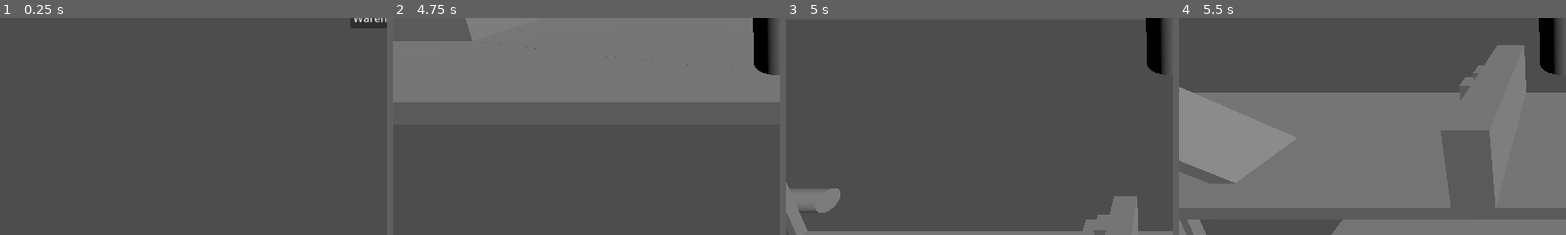
Above: before the commit, frames 1-4 (left to right).
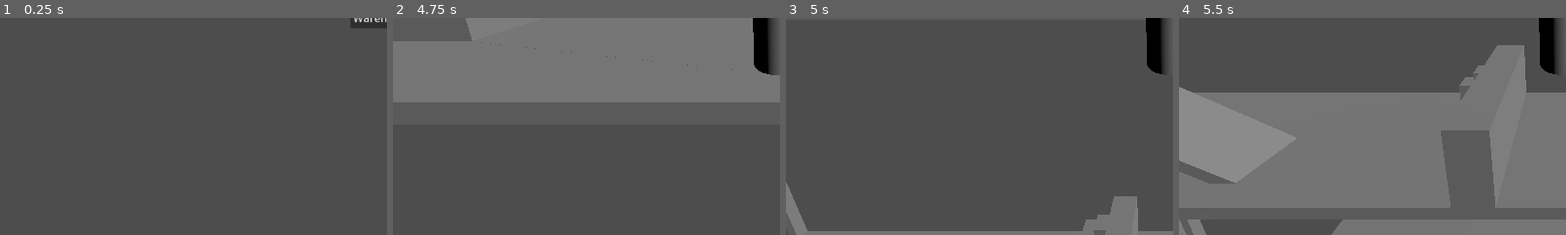
Above: after the commit, the same moments.

Repository: torinjmaguire/freeHugs
Game: Godot game, scene res://Scenes/main_menu.tscn
The game is run twice, just before and just after one commit, with the same random seed, the same clock (stepped at 60 frames per second) and the same inputs.
Inputs (mouse positions are % of the whole screen's width and height, from its top left):
- Up to frame 1 (0.25 s): no input
- Up to frame 2 (4.75 s): click "Warehouse 1" at 0.5 s; tap Enter (ui_accept) at 1.25, 2.75, 3.5, 4.25 s; move the mouse to (45, 70) at 1.27 s; hold W (move_forward) 1.28-2 s; tap E (interact) at 1.35, 2.85, 4.35 s; click (45, 70) at 1.42 s; tap Space (jump) at 1.52, 4.52 s; drag from (80, 65) to (45, 70) at 2.02 s; move the mouse to (20, 35) at 2.77 s; hold A (move_left) 2.78-3.5 s; drag from (55, 50) to (20, 35) at 3.52 s; move the mouse to (35, 25) at 4.27 s; hold S (move_backwards) from 4.28 s (still down)
- Up to frame 3 (5 s): keep holding S (move_backwards)
- Up to frame 4 (5.5 s): release S (move_backwards) at 5 s; drag from (72, 45) to (35, 25) at 5.02 s
The pictures show only the part of the screen within x 0-50%, y 50-100%; the shares and areas given below are measured in that part.

Frames 1-2 are identical in both runs. In frame 3, 1.1% of the frame differs, in the area x 1-15%, y 78-90%; in frame 4, nothing differs.

Commit message:
Refactor the pendulum code and file organization

Diff:
--- a/Scenes/warehouse_1.tscn
+++ b/Scenes/warehouse_1.tscn
@@ -1,9 +1,8 @@
-[gd_scene load_steps=33 format=3 uid="uid://cm510ym0spcda"]
+[gd_scene load_steps=30 format=3 uid="uid://cm510ym0spcda"]
 
 [ext_resource type="Script" path="res://Scripts/collectable.gd" id="1_io64e"]
 [ext_resource type="PackedScene" uid="uid://rir7r2m4d14d" path="res://Scenes/pushable_box.tscn" id="2_1bnhy"]
 [ext_resource type="PackedScene" uid="uid://dbpn72r5ayuj6" path="res://Scenes/push_puzzle_manager.tscn" id="2_w747d"]
-[ext_resource type="Script" path="res://Scripts/sweep_pivot.gd" id="3_eu65r"]
 [ext_resource type="Resource" uid="uid://bdk0p7yscv5qo" path="res://Resources/warehouse_2_push_puzzle.csv" id="3_s3ck7"]
 [ext_resource type="PackedScene" uid="uid://bhnuo5aqppqgl" path="res://Scenes/player.tscn" id="4_fr6vk"]
 [ext_resource type="PackedScene" uid="uid://chtnxm2mi513v" path="res://Scenes/level_transition.tscn" id="6_ev7cs"]
@@ -57,12 +56,6 @@
 
 [sub_resource type="BoxShape3D" id="BoxShape3D_s588o"]
 size = Vector3(6, 6, 6)
-
-[sub_resource type="CylinderShape3D" id="CylinderShape3D_1p34l"]
-height = 10.0
-
-[sub_resource type="CylinderMesh" id="CylinderMesh_i8r75"]
-height = 10.0
 
 [sub_resource type="BoxMesh" id="BoxMesh_ux3x5"]
 size = Vector3(4, 2, 8)
@@ -270,20 +263,6 @@
 
 [node name="MeshInstance3D" type="MeshInstance3D" parent="First level/Collectable2"]
 mesh = SubResource("SphereMesh_kujh8")
-
-[node name="SweepPivot" type="Marker3D" parent="First level"]
-transform = Transform3D(1, 0, 0, 0, 1, 0, 0, 0, 1, -36, 98, -15)
-script = ExtResource("3_eu65r")
-
-[node name="Sweeper" type="CharacterBody3D" parent="First level/SweepPivot"]
-transform = Transform3D(-1.74846e-07, 4, 0, -4, -1.74846e-07, 0, 0, 0, 4, 0, -66, 0)
-metadata/_edit_group_ = true
-
-[node name="CollisionShape3D" type="CollisionShape3D" parent="First level/SweepPivot/Sweeper"]
-shape = SubResource("CylinderShape3D_1p34l")
-
-[node name="MeshInstance3D" type="MeshInstance3D" parent="First level/SweepPivot/Sweeper"]
-mesh = SubResource("CylinderMesh_i8r75")
 
 [node name="Low Box" type="StaticBody3D" parent="First level"]
 transform = Transform3D(1, 0, 0, 0, 1, 0, 0, 0, 1, -14, 31.5, -18.5115)
--- a/Scripts/sweep_pivot.gd
+++ /dev/null
@@ -1,22 +0,0 @@
-extends Node3D
-
-var t = 0
-
-# Called when the node enters the scene tree for the first time.
-func _ready():
-	pass # Replace with function body.
-
-# Called every frame. 'delta' is the elapsed time since the previous frame.
-func _process(_delta):
-	pass
-
-func _physics_process(delta):
-	rotate_x(pendCalc(1, 2, t))
-	t += 1 * delta
-
-func pendCalc(angle, period, time):
-	## Calculates
-	var A = deg_to_rad(angle)
-	var w = (2*PI)/period
-
-	return A * cos(w*time)
--- /dev/null
+++ b/SweepPivot/sweep_pivot.gd
@@ -0,0 +1,19 @@
+extends Marker3D
+
+@export var length: float
+@export var amplitude: float
+@export var phase: float
+@export var angular_frequency: float = 2*PI
+var time = 0
+
+# Called when the node enters the scene tree for the first time.
+func _ready():
+	$CharacterBody3D.translate(Vector3.DOWN * length)
+
+# Called every frame. 'delta' is the elapsed time since the previous frame.
+func _physics_process(delta):
+	rotation.x = compute_pendulum(time)
+	time += delta
+
+func compute_pendulum(time):
+	return amplitude * cos(angular_frequency * time - phase)
--- /dev/null
+++ b/SweepPivot/sweep_pivot.tscn
@@ -0,0 +1,20 @@
+[gd_scene load_steps=4 format=3 uid="uid://do2txxldg47cl"]
+
+[ext_resource type="Script" path="res://SweepPivot/sweep_pivot.gd" id="1_pwg6g"]
+
+[sub_resource type="BoxMesh" id="BoxMesh_tvqri"]
+
+[sub_resource type="BoxShape3D" id="BoxShape3D_3jax2"]
+
+[node name="SweepPivot" type="Marker3D"]
+script = ExtResource("1_pwg6g")
+length = 10.0
+amplitude = 1.0
+
+[node name="CharacterBody3D" type="CharacterBody3D" parent="."]
+
+[node name="MeshInstance3D" type="MeshInstance3D" parent="CharacterBody3D"]
+mesh = SubResource("BoxMesh_tvqri")
+
+[node name="CollisionShape3D" type="CollisionShape3D" parent="CharacterBody3D"]
+shape = SubResource("BoxShape3D_3jax2")
